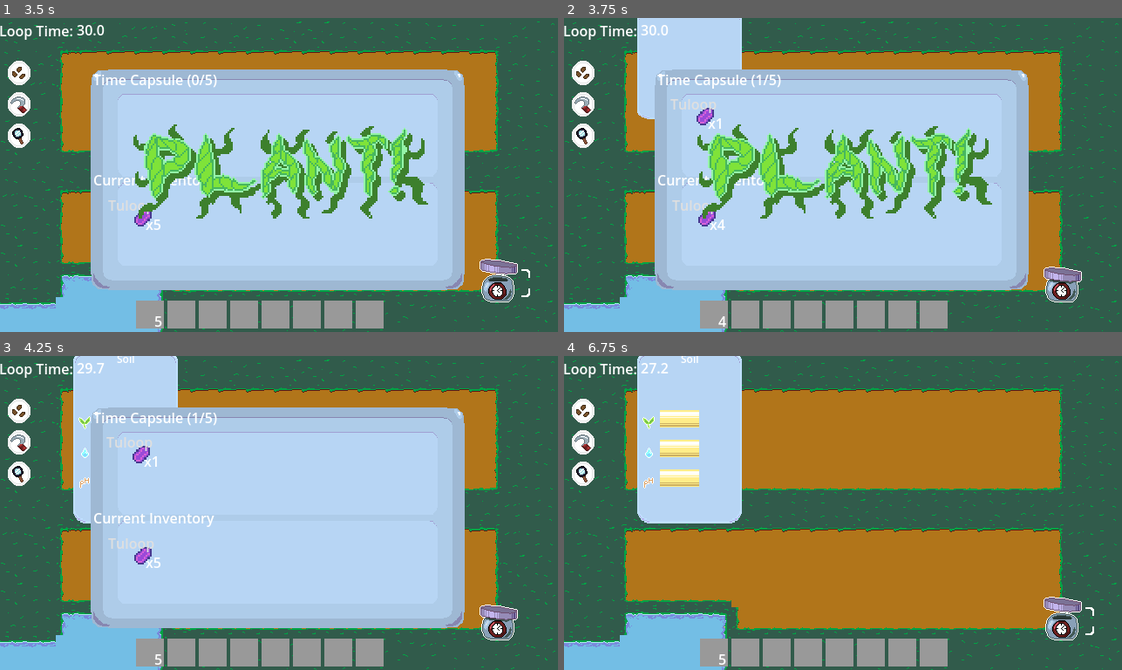
Above: before the commit, frames 1-4 (two rows, left to right).
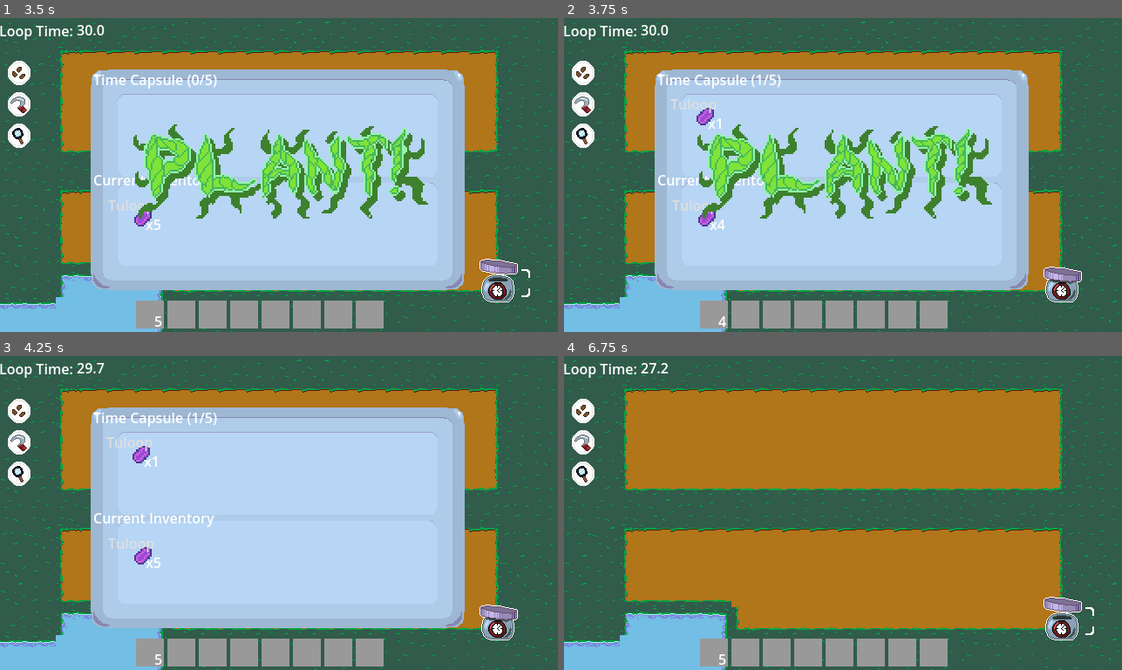
Above: after the commit, the same moments.

Repository: Hyper-Burner/GMTK-Game-Jam-2025
Game: Godot game, scene res://Scenes/main.tscn
Same seed, same stepped clock (60 frames per second), same inputs: the game is played once before the commit and once after it.
Inputs (mouse positions are in pixels of both pictures, inside the frame that each line leads up to):
- Up to frame 1 (3.5 s): click (16, 71) at 0.5 s; click (16, 102) at 1.25 s; click (16, 134) at 2 s; click (513, 294) at 2.75 s
- Up to frame 2 (3.75 s): click "Tuloop" at 3.5 s
- Up to frame 3 (4.25 s): no input
- Up to frame 4 (6.75 s): click (580, 409) at 4.25 s; click (580, 440) at 5 s; click (580, 472) at 5.75 s; click (1077, 632) at 6.5 s

Frame 1 is identical in both runs. In frame 2, 3.5% of the frame differs, in the area x 13-32%, y 0-33%; in frame 3, 4.2%; in frame 4, 9.9%, in the area x 13-32%, y 0-54%.

Commit message:
Hide inspect panel when time capsule is open
Added logic to prevent the inspect panel from showing if the time capsule is open by checking its state. Also, the time capsule node is now added to a group for easier reference.

Diff:
--- a/Scripts/inspect_info.gd
+++ b/Scripts/inspect_info.gd
@@ -44,6 +44,14 @@
 	if !in_loop:
 		panel.visible = false
 		return
+
+	# Check if time capsule is open - if so, don't show inspect
+	var time_capsule_node = get_tree().get_first_node_in_group("time_capsule")
+	if time_capsule_node and time_capsule_node.has_method("is_time_capsule_open"):
+		if time_capsule_node.is_time_capsule_open():
+			panel.visible = false
+			return
+
 	# if same tile, toggle the panel visibility.
 	if position == previous_inspect_position:
 		if panel.visible:
--- a/Scripts/time_capsule.gd
+++ b/Scripts/time_capsule.gd
@@ -15,6 +15,9 @@
 var time_capsule_slots : Array[Control] = []
 
 func _ready():
+	# Add to time_capsule group for easy reference
+	add_to_group("time_capsule")
+
 	Signals.loop_started.connect(_on_loop_started)
 	Signals.loop_ended.connect(_on_loop_ended)
 	Signals.inventory_changed.connect(_on_inventory_changed)
